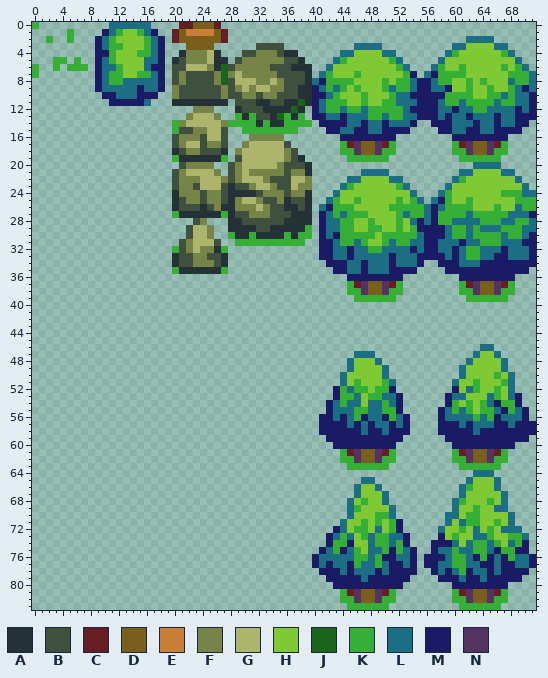
Two states of a sprite sheet, World/Tiles/trees_and_grass.png. Above, as it was before the edit.
The file is 72x84 pixels.
Palette (. is transparent): A #243137  B #3f503f  C #661e25  D #795f1b  E #c97f35  F #768448  G #acb56b  H #7fc935  J #1b651b  K #35af35  L #1b6e83  M #1b1b65  N #553361
Pixels before (only the part around the change), first column x 21:
31 BFGGGB..KKKKKKKKKK..MMLKKLKHHKLK
32 BFGFFAK.............MMLLMLLKKLLL
33 BBFFBBA.............MMLLMLLLLLML
34 BBFFFBA..............MMMLLMLLLML
35 AAAAAAK...............MMLLMLLLMM
36 ........................MMMMMMMM
37 ........................KCNDDNCK
38 ........................KKNDDNKK
39 .........................KKKKKK.
40 ................................
41 ................................
42 ................................
43 ................................
44 ................................
45 ................................
46 ................................
47 .........................LLL....
48 ........................LHHHL...
49 ........................LHHHHL..
50 .......................LHHHHHL..
51 .......................LHKHHHKL.
52 ......................MKLKKHKKM.
53 ......................MKKLHKKLLM
54 .....................MLKLLHLLKLM
55 .....................MLLLKKLLKKM
56 ....................MMLMLKMLLMKL
57 ....................MMMMLMLMLLML
58 ....................MMMMMMLMMLMM
59 .....................MMMMMMMMMMM
60 ......................MMMMMMMMM.
61 .......................KCNDDNCK.
62 .......................KKNDDNKK.
63 ........................KKKKKK..
64 ................................
65 ..........................LL....
66 .........................LHHL...
67 .........................LHHHL..
68 ........................LHKHHL..
69 ........................LKHHHHL.
70 ........................LHHHKKL.
71 .......................LHHKHKHKM
72 ......................MLHKKHLHKM
73 .....................MLKLHKLKKLL
74 .....................MKKMHHLKKLK
The result:
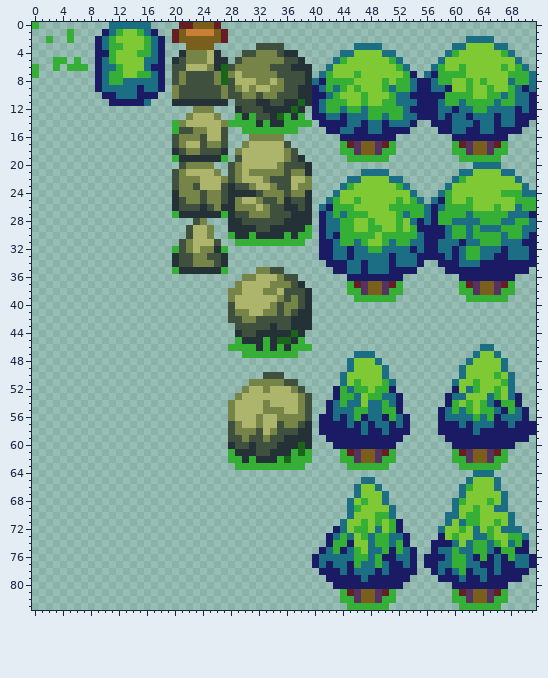
Difference:
y 35: x 32..35 .... -> FFBB
y 36: x 30..37 ........ -> FFGGGFBB
y 37: x 29..38 .......... -> FGGGGFFFBA
y 38: x 28..39 ............ -> FFGGGFFGBBBA
y 39: x 28..39 ............ -> FGGGGGGFBFBA
y 40: x 28..39 ............ -> BGGGGGFBFFBA
y 41: x 28..39 ............ -> BFFGGFFBFBAA
y 42: x 28..39 ............ -> BBFFBBBBBAAA
y 43: x 29..39 ........... -> BBBBBABBAAA
y 44: x 29..38 .......... -> ABBAAAAAJA
y 45: x 29..38 .......... -> KAAAKAJJAK
y 46: x 28..39 ............ -> KKKKAKAKAKKK
y 47: x 30..37 ........ -> KKKKKKKK
y 50: x 33..35 ... -> BBB
y 51: x 31..37 ....... -> FFFFFBB
y 52: x 30..38 ......... -> FGGFGGGFB
y 53: x 29..39 ........... -> FGGGGGGGGFB
y 54: x 28..39 ............ -> FGGGGFGGGGFB
y 55: x 28..39 ............ -> FGGGGFFFGGFB
y 56: x 28..39 ............ -> FGGGFGGFFFFB
y 57: x 28..39 ............ -> BFGGFGGBFFBA
y 58: x 28..39 ............ -> BFFFBGFBBBAA
y 59: x 28..39 ............ -> BBFBBFBBAAAA
y 60: x 28..39 ............ -> ABBABBBAAAJA
y 61: x 28..39 ............ -> KAAABBAAAKJK
y 62: x 28..39 ............ -> KKAKAAAKJKKK
y 63: x 29..38 .......... -> KKKKKKKKKK
Pixel boxes of the changes (left, top, right, bottom) in both pictures:
added: (228, 267, 312, 470)
